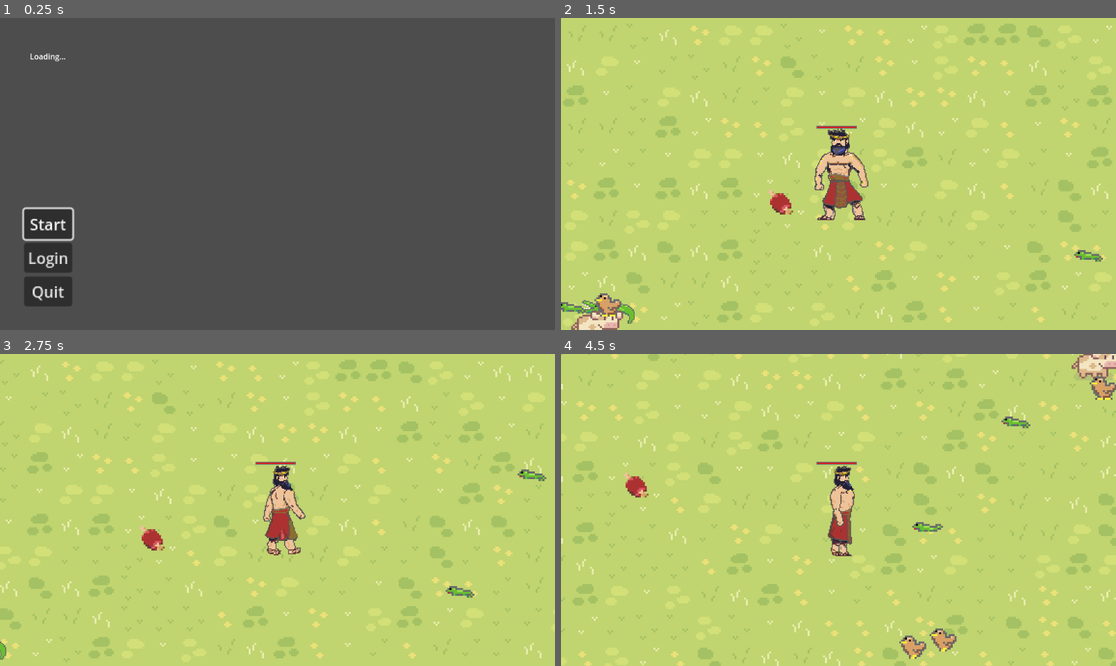
Above: before the commit, frames 1-4 (two rows, left to right).
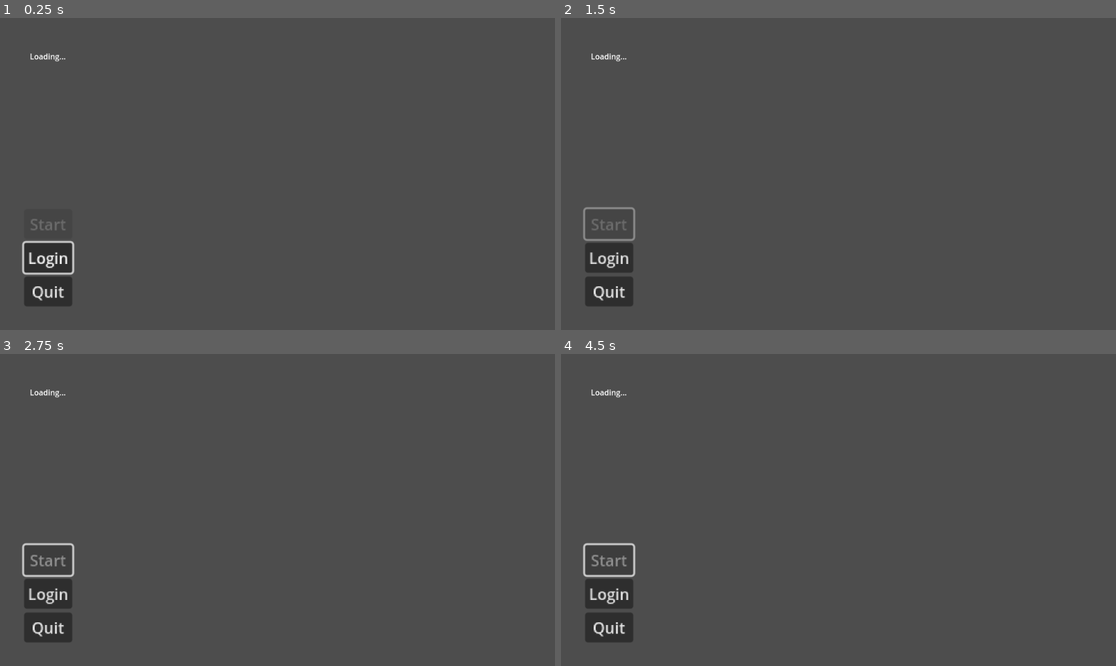
Above: after the commit, the same moments.

Repository: ivnkwok/Meat-your-maker
Game: Godot game, scene res://startmenu.tscn
Same seed, same stepped clock (60 frames per second), same inputs: the game is played once before the commit and once after it.
Inputs (mouse positions are in pixels of both pictures, inside the frame that each line leads up to):
- Up to frame 1 (0.25 s): no input
- Up to frame 2 (1.5 s): click "Login" at 0.5 s; click (610, 223) at 1.25 s, where only the run before the commit has a clickable "Start"
- Up to frame 3 (2.75 s): tap Enter at 2 s; move the mouse to (399, 494) at 2.02 s; hold Right (ui_right) from 2.03 s (still down)
- Up to frame 4 (4.5 s): move the mouse to (727, 525) at 2.77 s; release Right (ui_right) at 2.78 s; hold Down (ui_down) 2.78-3.53 s; move the mouse to (894, 441) at 3.52 s; hold Right (ui_right) 3.53-4.28 s; move the mouse to (810, 572) at 4.27 s; hold Up (ui_up) from 4.28 s (still down)

The runs differ from the first frame. In frame 1, 0.5% of the frame differs, in the area x 3-14%, y 60-83%; in frame 2, 100%; in frame 3, 100%; in frame 4, 100%, in the area x 0-100%, y 0-100%.

Commit message:
fully 2fa login with cookies and refresh tokens
Completed

Diff:
--- a/meat-your-maker/startmenu.gd
+++ b/meat-your-maker/startmenu.gd
@@ -9,17 +9,41 @@
 const youtube_api_endpoint := "https://www.googleapis.com/youtube/v3"
 const API_KEY := "AIzaSyCzncbCG-j1ETzuolMfH8W6rVSLpFKzgPU"
 
+const SMTP_SERVER := "smtp.gmail.com"
+const SMTP_PORT := 587
+const SENDER_EMAIL := "your-email@gmail.com"  # Replace with your email
+const SENDER_PASSWORD := "your-app-password"
+
 var redirect_server := TCPServer.new()
 var redirect_uri := "http://%s:%s" % [BINDING, PORT]
 var token
 var refresh_token
 var user_data := {}
+var is_logged_in := false
+
+signal login_completed
+signal verification_requested
+signal token_recieved
 
 # Called when the node enters the scene tree for the first time.
 func _ready() -> void:
-	$VBoxContainer/Start_Button.grab_focus()
+	$VBoxContainer/Login_Button.grab_focus()
+	$VBoxContainer/Start_Button.disabled = !(is_logged_in)
+	$VBoxContainer/Start_Button.modulate.a = 0.5 if $VBoxContainer/Start_Button.disabled else 1.0
+
+	$VBoxContainer/Login_Button.disabled = is_logged_in
+	$VBoxContainer/Login_Button.modulate.a = 0.5 if $VBoxContainer/Login_Button.disabled else 1.0
 
 	create_user_interface()
+	token_recieved.connect(_on_token_received)
+
+func complete_login() -> void:
+	is_logged_in = true
+	$VBoxContainer/Start_Button.disabled = false
+	$VBoxContainer/Start_Button.modulate.a = 1.0
+	$VBoxContainer/Login_Button.disabled = true
+	$VBoxContainer/Login_Button.modulate.a = 0.5
+	emit_signal("login_completed")
 
 func authorize() -> void:
 	load_tokens()
@@ -27,6 +51,13 @@
 	if !await is_token_valid():
 		if !await refresh_tokens():
 			get_auth_code()
+
+func _on_token_received() -> void:
+	is_logged_in = true
+	$VBoxContainer/Start_Button.disabled = false
+	$VBoxContainer/Start_Button.modulate.a = 1.0
+	$VBoxContainer/Login_Button.disabled = true
+	$VBoxContainer/Login_Button.modulate.a = 0.5
 
 func create_user_interface() -> void:
 	if !has_node("UserInfo"):
@@ -92,7 +123,6 @@
 		"description": channel_data.description,
 		"profile_pic": channel_data.thumbnails.default.url
 	}
-
 	# Update UI with user data
 	update_user_interface()
 
@@ -335,12 +365,18 @@
 	return ""
 
 func _on_start_button_pressed() -> void:
-	get_tree().change_scene_to_file("res://main.tscn")
+	if is_logged_in:
+		get_tree().change_scene_to_file("res://main.tscn")
+	else:
+		var error_dialog = AcceptDialog.new()
+		error_dialog.dialog_text = "Please complete login and verification first."
+		add_child(error_dialog)
+		error_dialog.popup_centered()
 
 func _on_login_button_pressed() -> void:
-	set_process(false)
-	get_auth_code()
-	#authorize()
+	if !is_logged_in:
+		set_process(false)
+		get_auth_code()
 
 
 func _on_start_button_mouse_entered() -> void:
